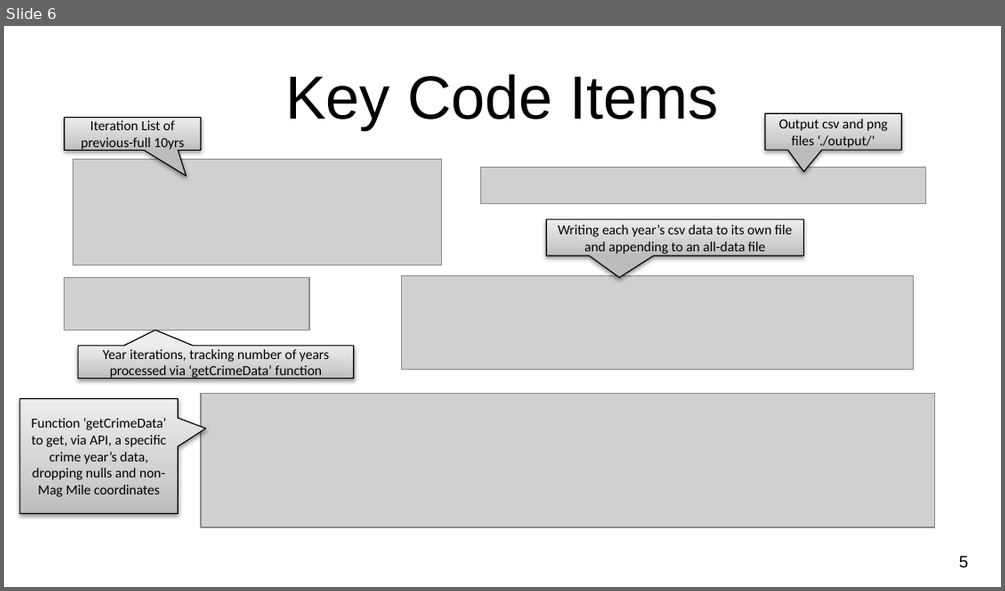
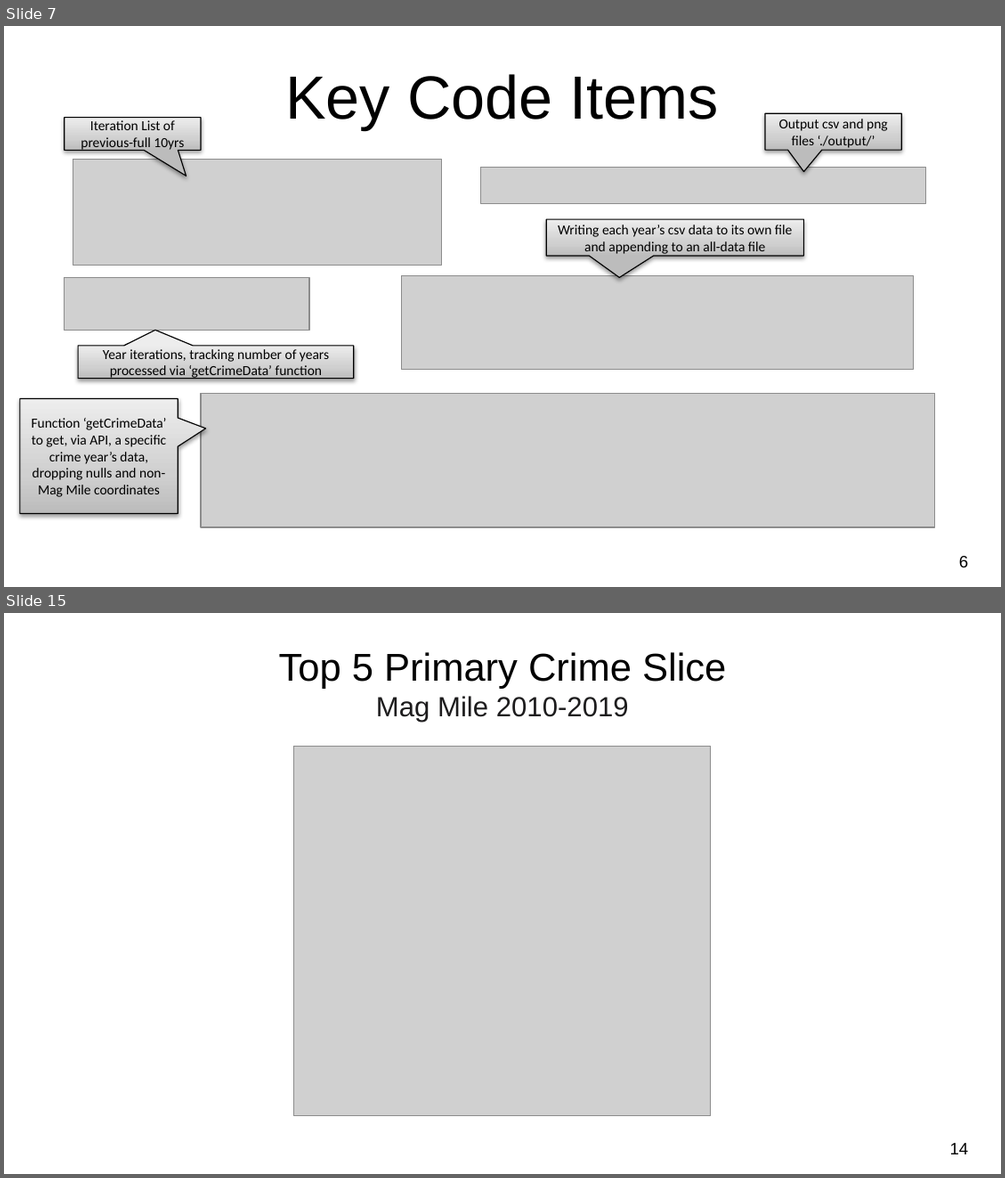
Before and after one commit to MasonMcCoy/Chicago_Crime, a slide deck: NU-Project1_ChicagoMagMile_Crime.pptx. Shown one above the other, each under a label of ours: slide 6 before the commit, slides 7 and 15 after it; the slides between them are not shown. The pictures are 1005x591 and 1005x1178 pixels, drawn with LibreOffice and Linux fonts; fonts in the diff are those of the drawing; grey boxes stand for pictures; background and template pictures are left out. Boxes give left, top, right and bottom in pixels: in the first picture for what was removed or moved away, otherwise in the second. Text is boxed around its words. In the diff, an @@ line names an element or a change of style, - is before the commit and + after.

```diff
--- a/NU-Project1_ChicagoMagMile_Crime.pptx
+++ b/NU-Project1_ChicagoMagMile_Crime.pptx
@@ slide 15 added at [4,613,1001,1174], background picture (left out) @@
@@ title added at [279,652,726,722], 28 pt, text #000000 @@
+Top 5 Primary Crime Slice
+Mag Mile 2010-2019
@@ picture added at [294,746,711,1115] @@
@@ page number added at [950,1143,969,1154], 12 pt, text #000000 @@
+14
@@ what was slide 6 is now slide 7 @@
@@ page number at [959,556,968,568]: text changed @@
-5
+6
```
Also in this commit, not shown: 6 slides changed, 11 other slides added, 6 slides removed, 8 other files.
